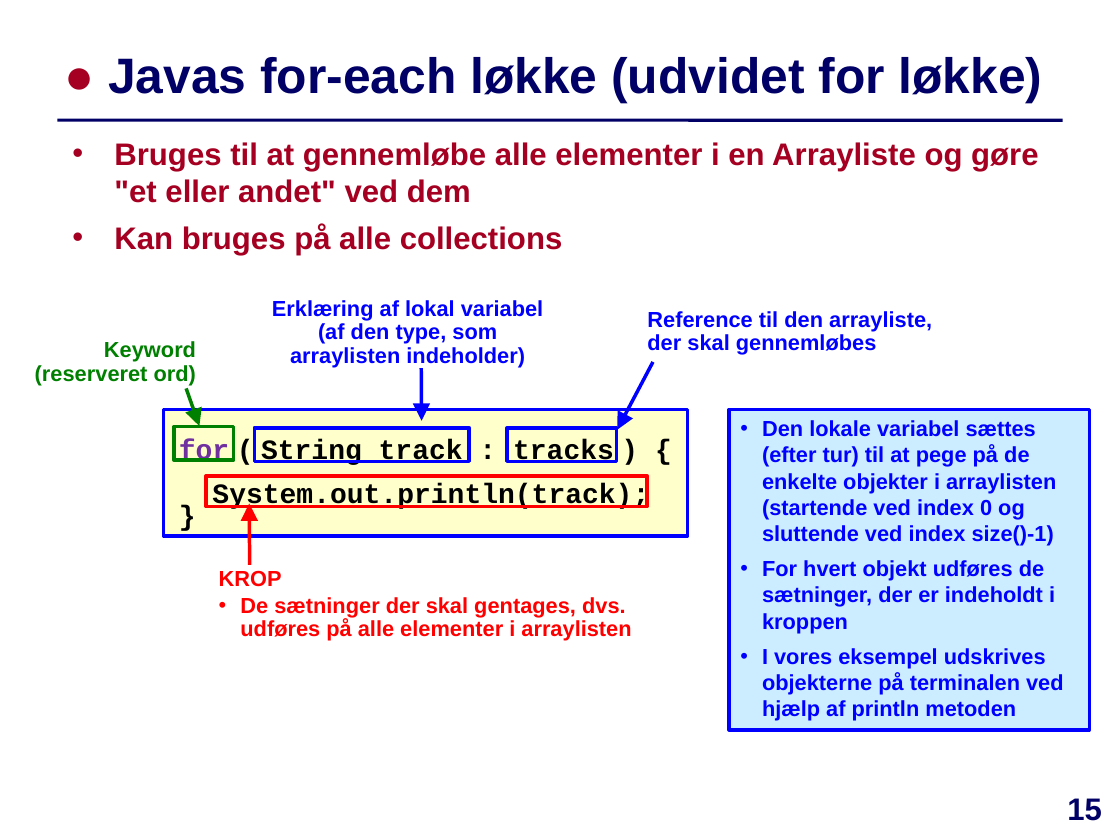
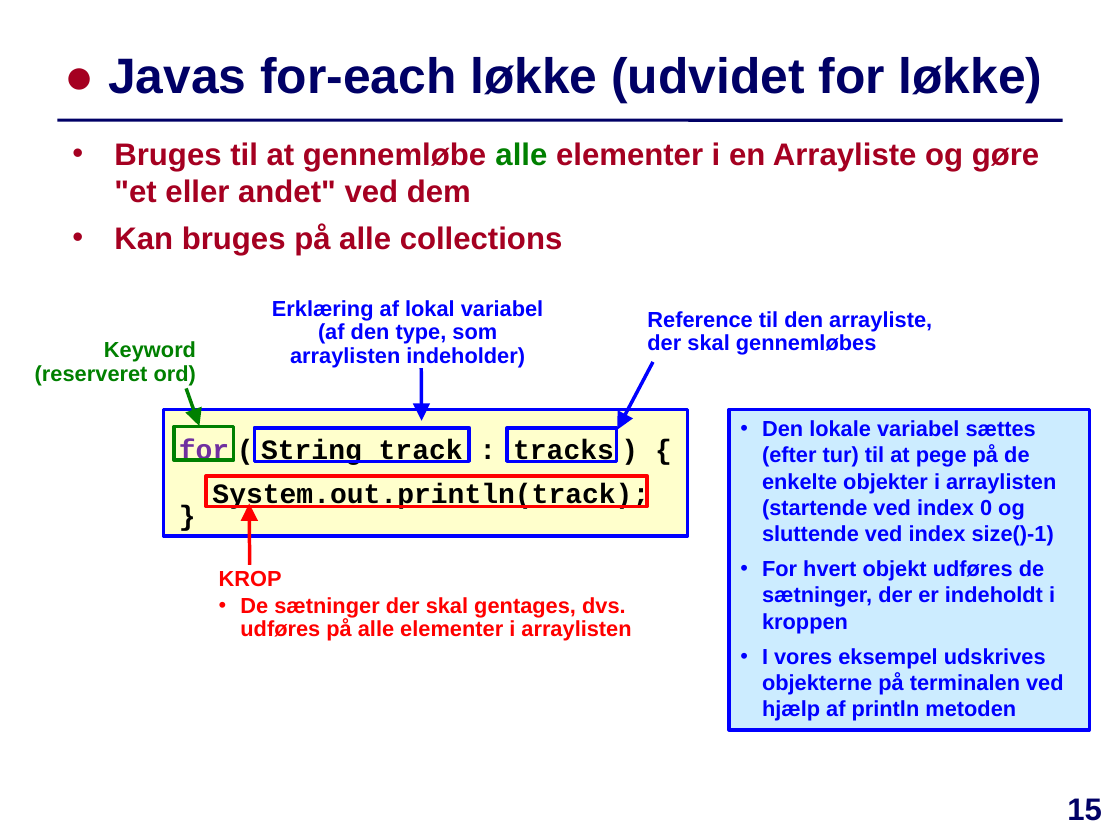
Before and after one commit to IntProgAU/Materiale, a slide deck: slide 15 of web/e21/uge_3a/Slides-Uge3-Mandag.pptx. Drawn at 1120x840 pixels with LibreOffice and Linux fonts; fonts in the diff are those of the drawing. Boxes give left, top, right and bottom in pixels: in the first picture for what was removed or moved away, otherwise in the second. Text is boxed around its words. In the diff, an @@ line names an element or a change of style, - is before the commit and + after.

```diff
--- a/web/e21/uge_3a/Slides-Uge3-Mandag.pptx
+++ b/web/e21/uge_3a/Slides-Uge3-Mandag.pptx
@@ text at [114,142,1039,203]: text colour #A50021 to #008000 in "alle" @@
```
Also in this commit, not shown: 5 other slides changed, 3 other files.
